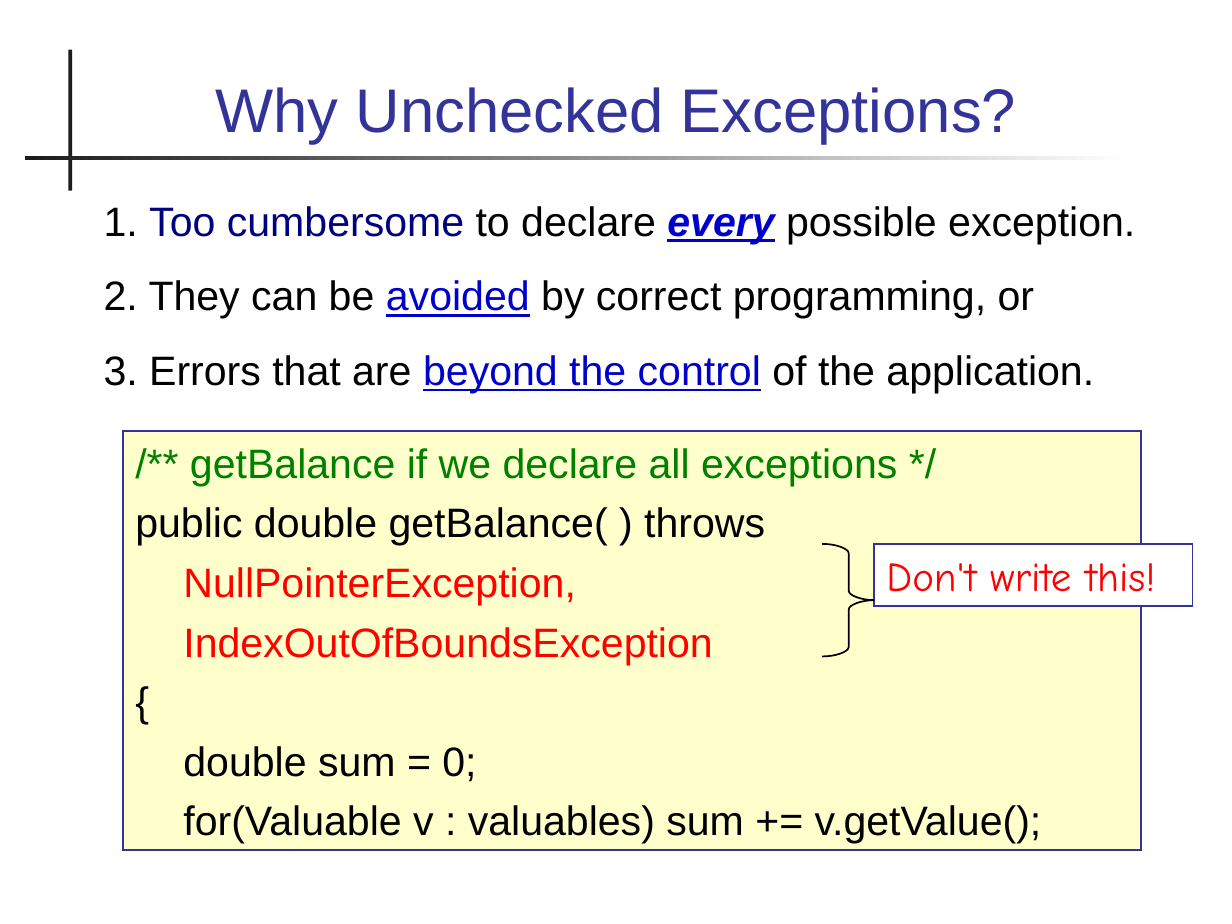
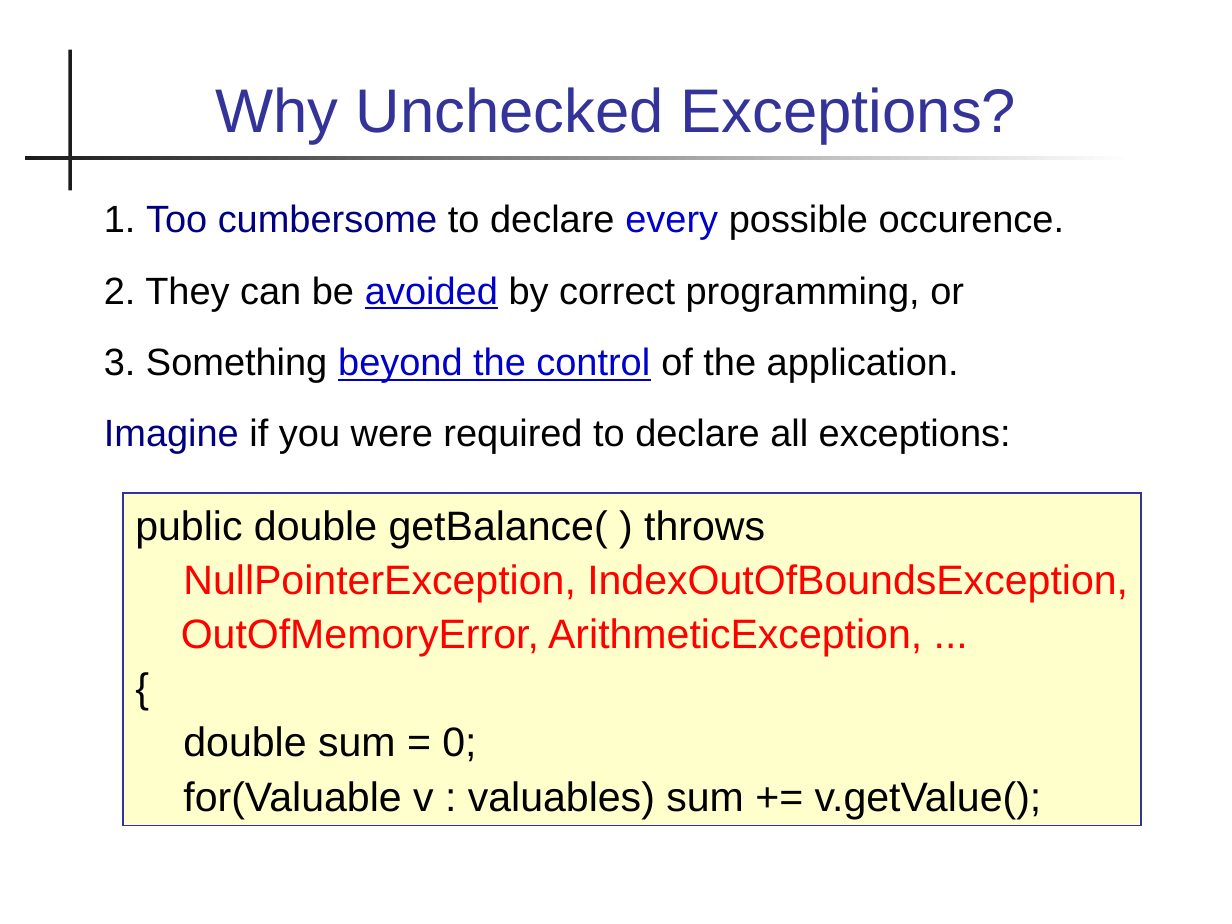
Before and after one commit to skeoop/skeoop.github.io, a slide deck: slide 32 of week6/Exceptions.ppt (slide 25 before the commit). Drawn at 1232x924 pixels with LibreOffice and Linux fonts; fonts in the diff are those of the drawing. Boxes give left, top, right and bottom in pixels: in the first picture for what was removed or moved away, otherwise in the second. Text is boxed around its words. In the diff, an @@ line names an element or a change of style, - is before the commit and + after.

Commit message:
update slides on exceptions

```diff
--- a/week6/Exceptions.ppt
+++ b/week6/Exceptions.ppt
@@ text at (x1=104, y1=204, x2=1065, y2=240): text changed; size 24 to 22.2 pt @@
-1. Too cumbersome to declare every possible exception.
+1. Too cumbersome to declare every possible occurence.
@@ text at (x1=104, y1=276, x2=964, y2=311): size 24 to 22.2 pt in "2. They can be avoided by correct ..." @@
@@ text at (x1=104, y1=347, x2=1011, y2=453): text changed; size 24 to 22.2 pt @@
-3. Errors that are beyond the control of the application.
+3. Something beyond the control of the application.
+Imagine if you were required to declare all exceptions:
@@ text in rectangle at (x1=190, y1=448, x2=897, y2=486): paragraph removed @@
-/** getBalance if we declare all exceptions */
@@ rectangle "public double getBalance( ) throws" resized from (x1=123, y1=431, x2=1141, y2=850) to (x1=123, y1=493, x2=1141, y2=825) @@
@@ text in rectangle at (x1=135, y1=510, x2=1042, y2=819): less space between paragraphs @@
@@ text in rectangle at (x1=181, y1=564, x2=1128, y2=656): text changed @@
-NullPointerException,
-IndexOutOfBoundsException
+NullPointerException, IndexOutOfBoundsException,
+OutOfMemoryError, ArithmeticException, ...
@@ freeform shape removed at (x1=823, y1=543, x2=875, y2=655) @@
@@ rectangle removed at (x1=875, y1=543, x2=1193, y2=605) @@
-Don't write this!
```
Also in this commit, not shown: 17 other slides changed, 13 slides added, 2 slides removed.
